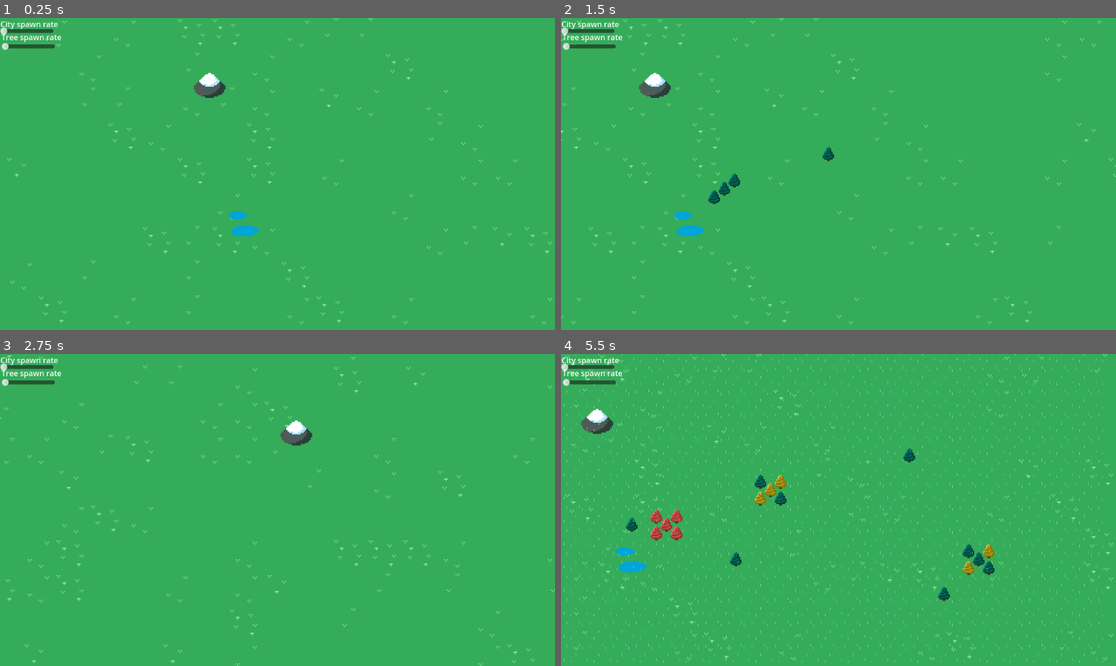
Above: before the commit, frames 1-4 (two rows, left to right).
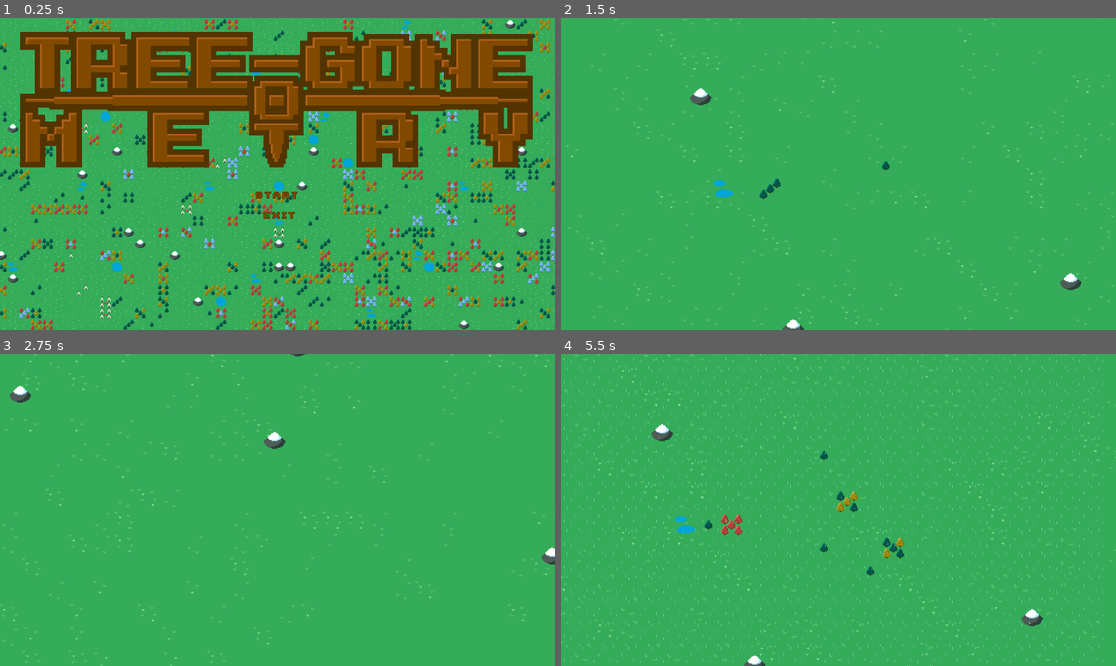
Above: after the commit, the same moments.

Repository: Nuxifer/Tree-gone-o-metry
Game: Godot game, scene res://scenes/main_scene.tscn
Two runs of this game, one before a commit and one after it. Both use one fixed random seed, a clock stepped at 60 frames per second and the inputs below.
Inputs (mouse positions are in pixels of both pictures, inside the frame that each line leads up to):
- Up to frame 1 (0.25 s): no input
- Up to frame 2 (1.5 s): click (838, 195) at 0.52 s; tap Enter at 1.25 s; move the mouse to (960, 158) at 1.27 s; press the mouse at (960, 158) at 1.28 s; hold Right (ui_right) from 1.28 s (still down)
- Up to frame 3 (2.75 s): move the mouse to (166, 525) at 2.02 s; release Right (ui_right) at 2.03 s; release the mouse at (166, 525) at 2.03 s; hold Down (ui_down) from 2.03 s (still down); click (166, 525) at 2.1 s
- Up to frame 4 (5.5 s): move the mouse to (894, 441) at 2.77 s; release Down (ui_down) at 2.78 s; press the mouse at (894, 441) at 2.78 s; hold Right (ui_right) 2.78-3.53 s; move the mouse to (810, 572) at 3.52 s; release the mouse at (810, 572) at 3.53 s; hold Up (ui_up) 3.53-4.28 s; click (810, 572) at 3.6 s; move the mouse to (1005, 556) at 4.27 s; press the mouse at (1005, 556) at 4.28 s; hold Left (ui_left) from 4.28 s (still down); move the mouse to (672, 463) at 5.02 s; release the mouse at (672, 463) at 5.03 s; click (672, 463) at 5.1 s

The runs differ from the first frame. In frame 1, 40% of the frame differs, in the area x 0-100%, y 0-100%; in frame 2, 3.2%; in frame 3, 2.5%; in frame 4, 4.7%.

Commit message:
240819
- title screen klart
- kan starta och quit game

Diff:
--- a/project.godot
+++ b/project.godot
@@ -10,7 +10,7 @@
 
 [application]
 
-config/name="Yggdrasil"
+config/name="Tree-Gone-o-Metry"
 run/main_scene="res://scenes/main_scene.tscn"
 config/features=PackedStringArray("4.2", "GL Compatibility")
 config/icon="res://icon.svg"
--- a/scenes/main_scene.tscn
+++ b/scenes/main_scene.tscn
@@ -1,8 +1,13 @@
-[gd_scene load_steps=8 format=3 uid="uid://ccbxveoc345pk"]
+[gd_scene load_steps=13 format=3 uid="uid://ccbxveoc345pk"]
 
 [ext_resource type="Script" path="res://scripts/main_scene_ui.gd" id="1_0ide8"]
 [ext_resource type="PackedScene" uid="uid://isdnnbljo5ld" path="res://scenes/game_scene.tscn" id="1_to420"]
 [ext_resource type="PackedScene" uid="uid://b5ogqos03jant" path="res://scenes/object_pool.tscn" id="3_32m5m"]
+[ext_resource type="PackedScene" uid="uid://dxuujeimhl7ma" path="res://scenes/title_scene.tscn" id="4_it1if"]
+[ext_resource type="Texture2D" uid="uid://dv3b8m1oleltb" path="res://assets/start_normal.png" id="5_e0ppv"]
+[ext_resource type="Texture2D" uid="uid://c6i4byg1fxg0e" path="res://assets/start_hover.png" id="6_stemu"]
+[ext_resource type="Texture2D" uid="uid://cr20jrot1b7ii" path="res://assets/exit_normal.png" id="7_7jqvx"]
+[ext_resource type="Texture2D" uid="uid://cj3xgf04yyl3g" path="res://assets/exit_hover.png" id="8_bv86p"]
 
 [sub_resource type="Animation" id="Animation_as55k"]
 length = 0.001
@@ -62,9 +67,12 @@
 script = ExtResource("1_0ide8")
 
 [node name="game_scene" parent="." instance=ExtResource("1_to420")]
+unique_name_in_owner = true
+visible = false
 
 [node name="Camera2D" parent="game_scene" index="2"]
-zoom = Vector2(3, 3)
+position = Vector2(591, 345)
+zoom = Vector2(2, 2)
 
 [node name="object_pool" parent="game_scene" instance=ExtResource("3_32m5m")]
 unique_name_in_owner = true
@@ -76,52 +84,6 @@
 anchors_preset = 0
 offset_right = 40.0
 offset_bottom = 40.0
-
-[node name="score" type="Control" parent="CanvasLayer/Control"]
-visible = false
-anchors_preset = 0
-offset_right = 40.0
-offset_bottom = 40.0
-
-[node name="global_score" type="Label" parent="CanvasLayer/Control/score"]
-unique_name_in_owner = true
-layout_mode = 0
-offset_right = 47.0
-offset_bottom = 23.0
-text = "global"
-
-[node name="less_than_5" type="Label" parent="CanvasLayer/Control/score"]
-unique_name_in_owner = true
-layout_mode = 0
-offset_top = 19.0
-offset_right = 40.0
-offset_bottom = 42.0
-text = "<5"
-
-[node name="5_to_10" type="Label" parent="CanvasLayer/Control/score"]
-unique_name_in_owner = true
-layout_mode = 0
-offset_top = 37.0
-offset_right = 40.0
-offset_bottom = 60.0
-text = "5-10"
-
-[node name="10_to_20" type="Label" parent="CanvasLayer/Control/score"]
-unique_name_in_owner = true
-layout_mode = 0
-offset_top = 57.0
-offset_right = 42.0
-offset_bottom = 80.0
-text = "10-20"
-
-[node name="more than 20" type="Label" parent="CanvasLayer/Control/score"]
-unique_name_in_owner = true
-layout_mode = 0
-offset_top = 77.0
-offset_right = 40.0
-offset_bottom = 100.0
-text = ">20
-"
 
 [node name="rain_container" type="Control" parent="CanvasLayer/Control"]
 unique_name_in_owner = true
@@ -147,6 +109,7 @@
 position = Vector2(-2500, 2500)
 
 [node name="sliders" type="Control" parent="CanvasLayer/Control"]
+visible = false
 anchors_preset = 0
 offset_right = 40.0
 offset_bottom = 40.0
@@ -188,6 +151,29 @@
 offset_right = 181.0
 text = "Tree spawn rate"
 
+[node name="title_scene" parent="CanvasLayer/Control" instance=ExtResource("4_it1if")]
+unique_name_in_owner = true
+
+[node name="start" type="TextureButton" parent="CanvasLayer"]
+unique_name_in_owner = true
+offset_left = 530.0
+offset_top = 361.0
+offset_right = 617.0
+offset_bottom = 376.0
+texture_normal = ExtResource("5_e0ppv")
+texture_pressed = ExtResource("6_stemu")
+texture_hover = ExtResource("6_stemu")
+
+[node name="quit" type="TextureButton" parent="CanvasLayer"]
+unique_name_in_owner = true
+offset_left = 547.0
+offset_top = 403.0
+offset_right = 612.0
+offset_bottom = 417.0
+texture_normal = ExtResource("7_7jqvx")
+texture_pressed = ExtResource("8_bv86p")
+texture_hover = ExtResource("8_bv86p")
+
 [node name="AnimationPlayer" type="AnimationPlayer" parent="."]
 unique_name_in_owner = true
 libraries = {
@@ -196,5 +182,7 @@
 
 [connection signal="value_changed" from="CanvasLayer/Control/sliders/city_spawn" to="." method="_on_city_spawn_value_changed"]
 [connection signal="value_changed" from="CanvasLayer/Control/sliders/tree_spawn" to="." method="_on_tree_spawn_value_changed"]
+[connection signal="pressed" from="CanvasLayer/start" to="." method="_on_start_pressed"]
+[connection signal="pressed" from="CanvasLayer/quit" to="." method="_on_quit_pressed"]
 
 [editable path="game_scene"]
--- a/scenes/title_scene.gd
+++ b/scenes/title_scene.gd
@@ -1,11 +1,30 @@
-extends Node2D
 
-var background
-# Called when the node enters the scene tree for the first time.
+extends TextureRect
+
+@export var start_position: Vector2
+@export var end_position: Vector2
+@export var move_speed: float = 0.05  # Speed at which the background moves
+
+var direction: int = 1  # 1 for moving towards end_position, -1 for moving towards start_position
+var lerp_time: float = 0.0  # Time variable to control the interpolation
+
 func _ready():
-	background = %background # Replace with function body.
+	# Initialize positions
+	global_position = start_position
+	start_position = %left.global_position
+	end_position = %right.global_position
 
+func _process(delta: float):
+	# Update lerp_time based on move_speed and delta time
+	lerp_time += move_speed * delta * direction
 
-# Called every frame. 'delta' is the elapsed time since the previous frame.
-func _process(delta):
-	background.global_position.move_toward(%left, %right)
+	# Ensure lerp_time stays within the 0 to 1 range
+	if lerp_time >= 1.0:
+		lerp_time = 1.0
+		direction = -1  # Reverse direction
+	elif lerp_time <= 0.0:
+		lerp_time = 0.0
+		direction = 1  # Reverse direction
+
+	# Lerp between start_position and end_position
+	global_position = start_position.lerp(end_position, lerp_time)
--- a/scenes/title_scene.tscn
+++ b/scenes/title_scene.tscn
@@ -1,12 +1,8 @@
-[gd_scene load_steps=10 format=3 uid="uid://dxuujeimhl7ma"]
+[gd_scene load_steps=6 format=3 uid="uid://dxuujeimhl7ma"]
 
 [ext_resource type="Texture2D" uid="uid://btnya154xnmvp" path="res://assets/Project_Wood_grass.png" id="1_gya20"]
 [ext_resource type="Script" path="res://scenes/title_scene.gd" id="1_iy7wu"]
 [ext_resource type="Texture2D" uid="uid://v28xgdta0jog" path="res://assets/title.png" id="2_06h2r"]
-[ext_resource type="Texture2D" uid="uid://dv3b8m1oleltb" path="res://assets/start_normal.png" id="3_2n8uf"]
-[ext_resource type="Texture2D" uid="uid://c6i4byg1fxg0e" path="res://assets/start_hover.png" id="4_ntq26"]
-[ext_resource type="Texture2D" uid="uid://cr20jrot1b7ii" path="res://assets/exit_normal.png" id="5_2lkiw"]
-[ext_resource type="Texture2D" uid="uid://cj3xgf04yyl3g" path="res://assets/exit_hover.png" id="6_ifg7p"]
 
 [sub_resource type="TileSetAtlasSource" id="TileSetAtlasSource_ojyr5"]
 texture = ExtResource("1_gya20")
@@ -15,28 +11,16 @@
 5:0/0 = 0
 6:0/0 = 0
 7:0/0 = 0
-8:0/0 = 0
-9:0/0 = 0
-10:0/0 = 0
-11:0/0 = 0
 3:1/0 = 0
 4:1/0 = 0
 5:1/0 = 0
 6:1/0 = 0
 7:1/0 = 0
-8:1/0 = 0
-9:1/0 = 0
-10:1/0 = 0
-11:1/0 = 0
 3:2/0 = 0
 4:2/0 = 0
 5:2/0 = 0
 6:2/0 = 0
 7:2/0 = 0
-8:2/0 = 0
-9:2/0 = 0
-10:2/0 = 0
-11:2/0 = 0
 0:3/0 = 0
 1:3/0 = 0
 2:3/0 = 0
@@ -45,20 +29,12 @@
 5:3/0 = 0
 6:3/0 = 0
 7:3/0 = 0
-8:3/0 = 0
-9:3/0 = 0
-10:3/0 = 0
-11:3/0 = 0
 0:4/0 = 0
 1:4/0 = 0
 4:4/0 = 0
 5:4/0 = 0
 6:4/0 = 0
 7:4/0 = 0
-8:4/0 = 0
-9:4/0 = 0
-10:4/0 = 0
-11:4/0 = 0
 0:5/0 = 0
 1:5/0 = 0
 2:5/0 = 0
@@ -66,10 +42,6 @@
 5:5/0 = 0
 6:5/0 = 0
 7:5/0 = 0
-8:5/0 = 0
-9:5/0 = 0
-10:5/0 = 0
-11:5/0 = 0
 0:6/0 = 0
 1:6/0 = 0
 2:6/0 = 0
@@ -78,46 +50,6 @@
 5:6/0 = 0
 6:6/0 = 0
 7:6/0 = 0
-8:6/0 = 0
-9:6/0 = 0
-10:6/0 = 0
-11:6/0 = 0
-0:7/0 = 0
-1:7/0 = 0
-2:7/0 = 0
-3:7/0 = 0
-4:7/0 = 0
-5:7/0 = 0
-6:7/0 = 0
-7:7/0 = 0
-8:7/0 = 0
-9:7/0 = 0
-10:7/0 = 0
-11:7/0 = 0
-0:8/0 = 0
-1:8/0 = 0
-2:8/0 = 0
-3:8/0 = 0
-4:8/0 = 0
-5:8/0 = 0
-6:8/0 = 0
-7:8/0 = 0
-8:8/0 = 0
-9:8/0 = 0
-10:8/0 = 0
-11:8/0 = 0
-0:9/0 = 0
-1:9/0 = 0
-2:9/0 = 0
-3:9/0 = 0
-4:9/0 = 0
-5:9/0 = 0
-6:9/0 = 0
-7:9/0 = 0
-8:9/0 = 0
-9:9/0 = 0
-10:9/0 = 0
-11:9/0 = 0
 3:0/0 = 0
 2:1/0 = 0
 0:2/0 = 0
@@ -132,14 +64,14 @@
 sources/0 = SubResource("TileSetAtlasSource_ojyr5")
 
 [node name="title_scene" type="Node2D"]
-script = ExtResource("1_iy7wu")
 
 [node name="background" type="TextureRect" parent="."]
 unique_name_in_owner = true
-offset_left = -45.0
-offset_top = -27.0
-offset_right = 1916.0
-offset_bottom = 663.0
+offset_left = 1.0
+offset_top = 3.0
+offset_right = 1962.0
+offset_bottom = 693.0
+script = ExtResource("1_iy7wu")
 
 [node name="TileMap" type="TileMap" parent="background"]
 tile_set = SubResource("TileSet_5y1u6")
@@ -151,28 +83,10 @@
 offset_bottom = 350.0
 texture = ExtResource("2_06h2r")
 
-[node name="start" type="TextureButton" parent="."]
-offset_left = 530.0
-offset_top = 361.0
-offset_right = 617.0
-offset_bottom = 376.0
-texture_normal = ExtResource("3_2n8uf")
-texture_pressed = ExtResource("4_ntq26")
-texture_hover = ExtResource("4_ntq26")
-
-[node name="quit" type="TextureButton" parent="."]
-offset_left = 547.0
-offset_top = 403.0
-offset_right = 612.0
-offset_bottom = 417.0
-texture_normal = ExtResource("5_2lkiw")
-texture_pressed = ExtResource("6_ifg7p")
-texture_hover = ExtResource("6_ifg7p")
-
 [node name="left" type="Marker2D" parent="."]
 unique_name_in_owner = true
-position = Vector2(-902, 574)
+position = Vector2(-763, 1)
 
 [node name="right" type="Marker2D" parent="."]
 unique_name_in_owner = true
-position = Vector2(2699, 611)
+position = Vector2(-1, 5)
--- a/scripts/main_scene_ui.gd
+++ b/scripts/main_scene_ui.gd
@@ -3,6 +3,7 @@
 @onready var tree_label = %tree_label
 @onready var city_label = %city_label
 
+@onready var title_screen = %title_scene
 
 @onready var rain_scene = preload("res://scenes/rain_scene.tscn")
 var animation_player
@@ -50,3 +51,15 @@
 func _on_fade_in():
 	print("Rain faded in")
 	%AnimationPlayer.play("fade_in")
+
+
+
+func _on_start_pressed():
+	title_screen.queue_free()
+	%game_scene.show()
+	%start.hide()
+	%quit.hide()
+
+
+func _on_quit_pressed():
+	get_tree().quit()
Not shown, added: Treegoneometry.zip
